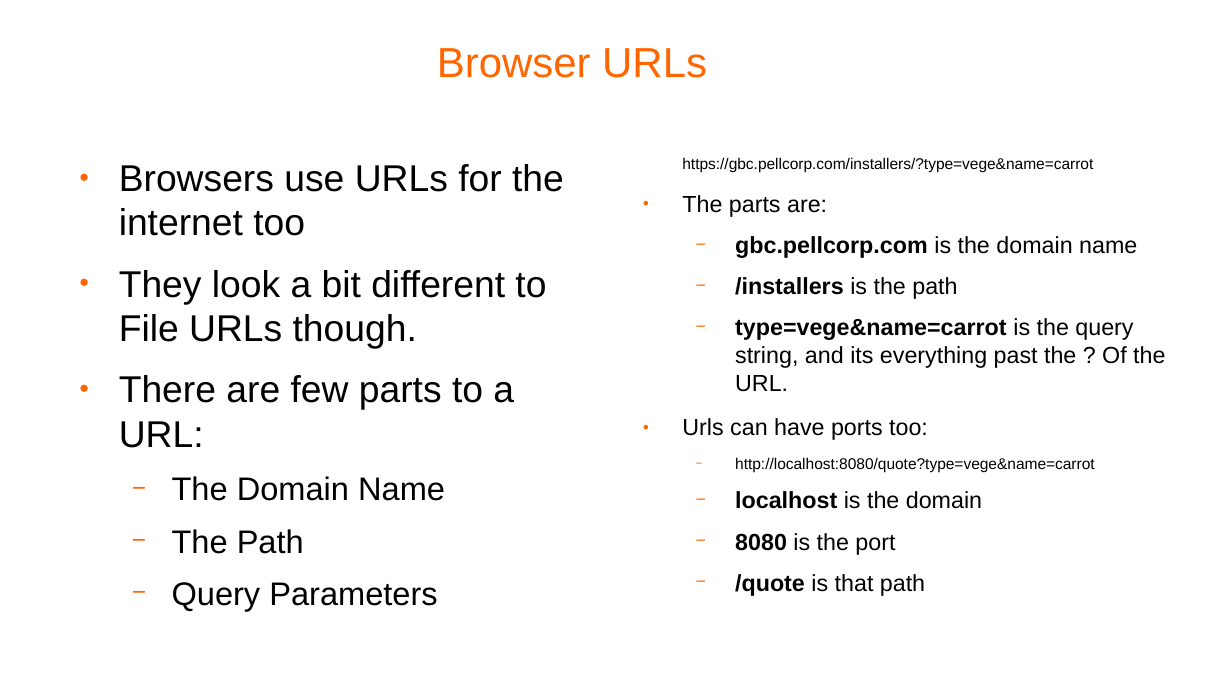
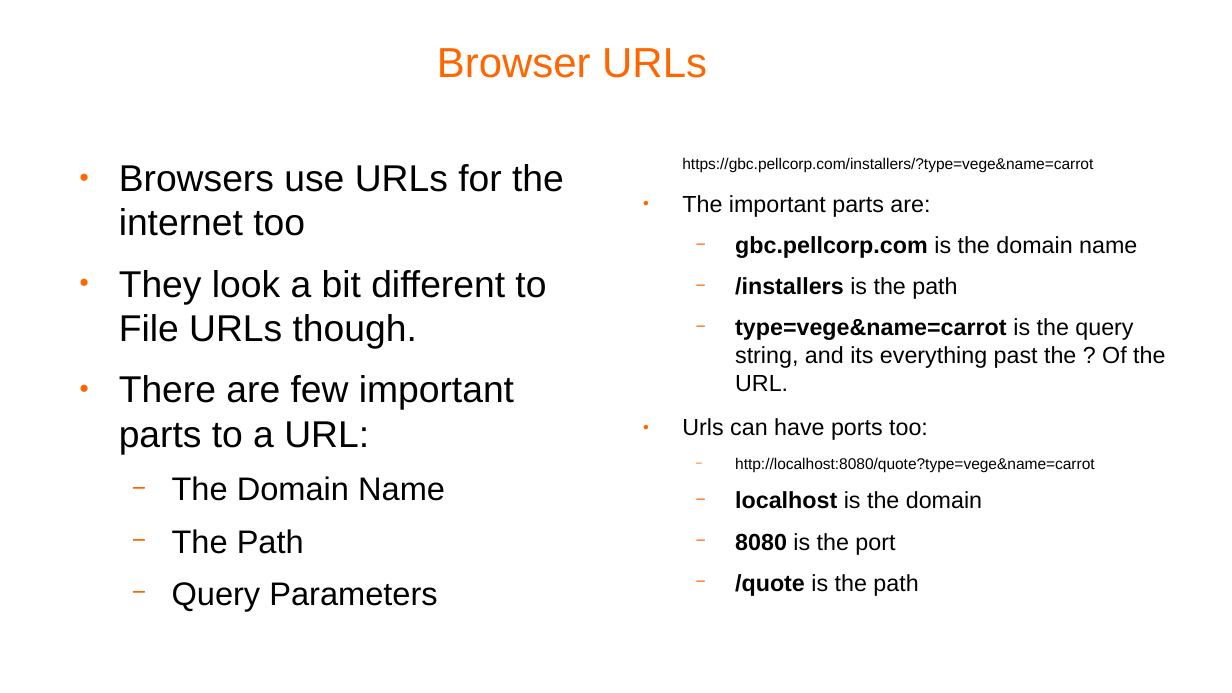
Before and after one commit to pellcorp/coding, a slide deck: slide 8 of docs/windows fundamentals.odp. Drawn at 1232x693 pixels with LibreOffice and Linux fonts; fonts in the diff are those of the drawing; background and template pictures are left out. Boxes give left, top, right and bottom in pixels: in the first picture for what was removed or moved away, otherwise in the second. Text is boxed around its words. In the diff, an @@ line names an element or a change of style, - is before the commit and + after.

```diff
--- a/docs/windows fundamentals.odp
+++ b/docs/windows fundamentals.odp
@@ text at [682, 195, 930, 217]: text changed @@
-● The parts are:
+● The important parts are:
@@ text at [119, 375, 514, 455]: text changed @@
-● There are few parts to a URL:
+● There are few important parts to a URL:
@@ text at [735, 574, 918, 596]: text changed @@
-  − /quote is that path
+  − /quote is the path
```
Also in this commit, not shown: 6 other slides changed, 1 other file.
